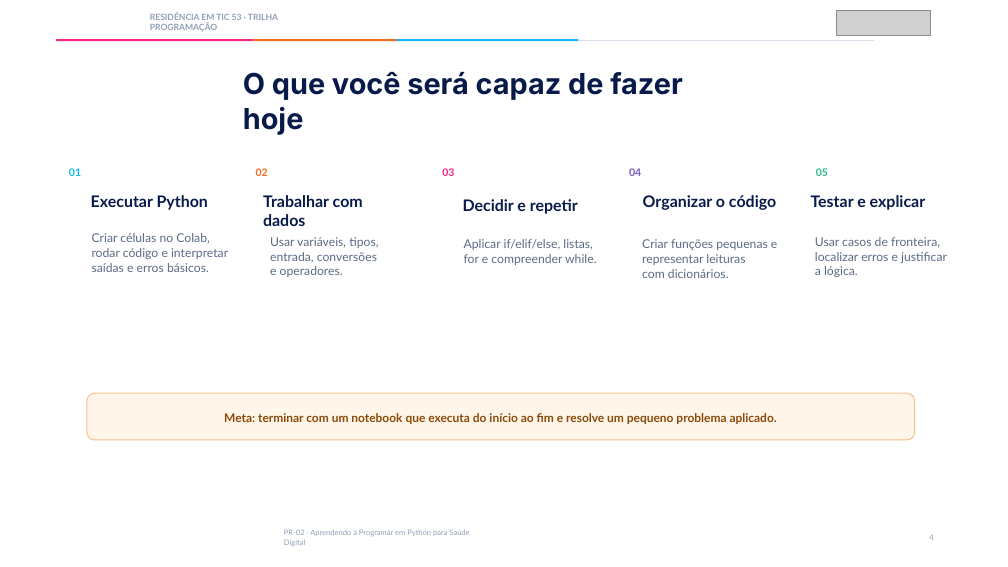
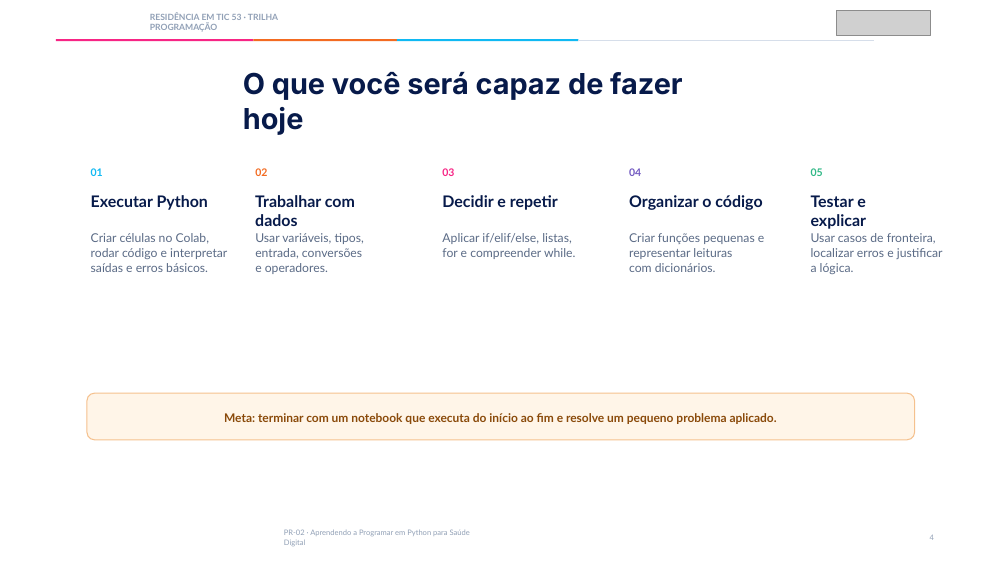
Before and after one commit to Ocean-TIC53/Ocean-TIC53_Trilha-Programacao, a slide deck: slide 4 of PR02_Aprendendo_Programar_Python_Saude_Digital/PR02_Aprendendo_Programar_Python_Saude_Digital_Slides.pptx. Drawn at 1008x567 pixels with LibreOffice and Linux fonts; fonts in the diff are those of the drawing; grey boxes stand for pictures. Boxes give left, top, right and bottom in pixels: in the first picture for what was removed or moved away, otherwise in the second. Text is boxed around its words. In the diff, an @@ line names an element or a change of style, - is before the commit and + after.

```diff
--- a/PR02_Aprendendo_Programar_Python_Saude_Digital/PR02_Aprendendo_Programar_Python_Saude_Digital_Slides.pptx
+++ b/PR02_Aprendendo_Programar_Python_Saude_Digital/PR02_Aprendendo_Programar_Python_Saude_Digital_Slides.pptx
@@ text "01": place and size @@
-text "01" at bbox=[69, 168, 81, 176]
+text "01" at bbox=[91, 168, 103, 176]
@@ text "05": place and size @@
-text "05" at bbox=[816, 168, 828, 176]
+text "05" at bbox=[811, 168, 823, 176]
@@ text "Trabalhar com dados": place and size @@
-text "Trabalhar com dados" at bbox=[263, 195, 363, 226]
+text "Trabalhar com dados" at bbox=[255, 195, 355, 226]
@@ text "Decidir e repetir": place and size @@
-text "Decidir e repetir" at bbox=[463, 199, 578, 214]
+text "Decidir e repetir" at bbox=[442, 195, 558, 210]
@@ text "Organizar o código": place and size @@
-text "Organizar o código" at bbox=[643, 195, 776, 210]
+text "Organizar o código" at bbox=[629, 195, 762, 210]
@@ text "Usar variáveis, tipos,": place and size @@
-text "Usar variáveis, tipos," at bbox=[270, 237, 378, 277]
+text "Usar variáveis, tipos," at bbox=[255, 233, 364, 274]
@@ text "Aplicar if/elif/else, listas,": place and size @@
-text "Aplicar if/elif/else, listas," at bbox=[464, 239, 596, 265]
+text "Aplicar if/elif/else, listas," at bbox=[442, 233, 575, 259]
@@ text "Criar funções pequenas e": place and size @@
-text "Criar funções pequenas e" at bbox=[642, 239, 777, 278]
+text "Criar funções pequenas e" at bbox=[629, 233, 764, 272]
@@ text "Usar casos de fronteira,": place and size @@
-text "Usar casos de fronteira," at bbox=[815, 237, 947, 277]
+text "Usar casos de fronteira," at bbox=[811, 233, 943, 274]
```
Also in this commit, not shown: 17 other slides changed, 2 slides added, 1 other file.
